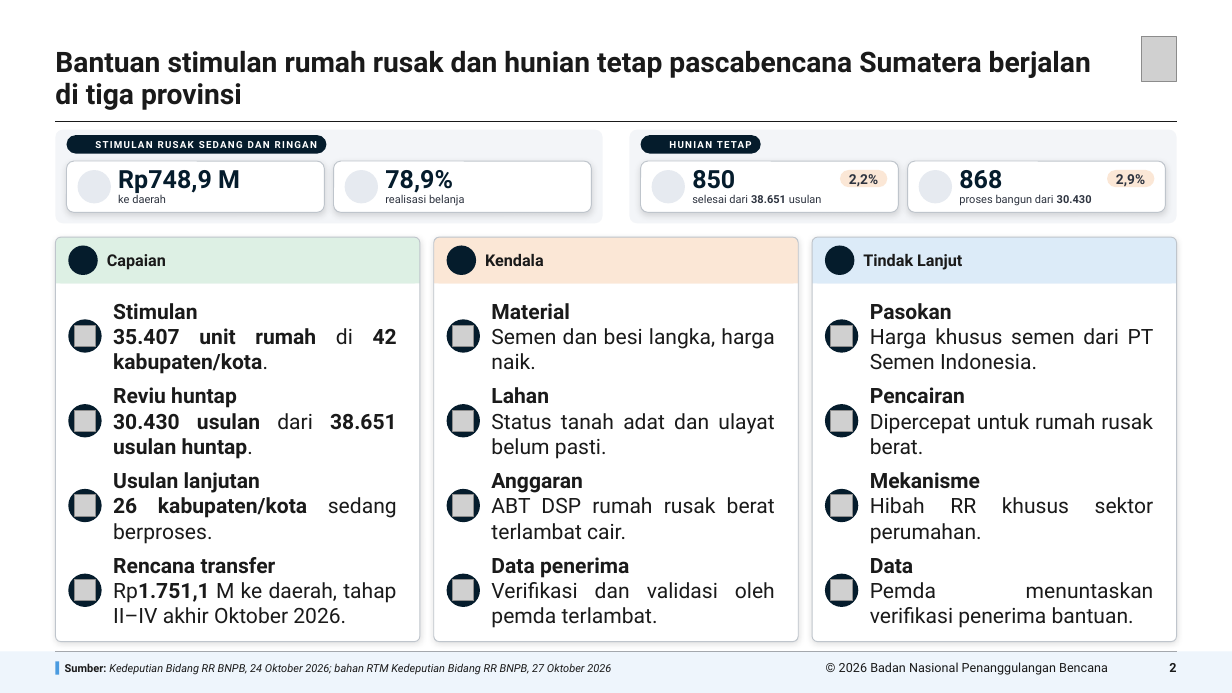
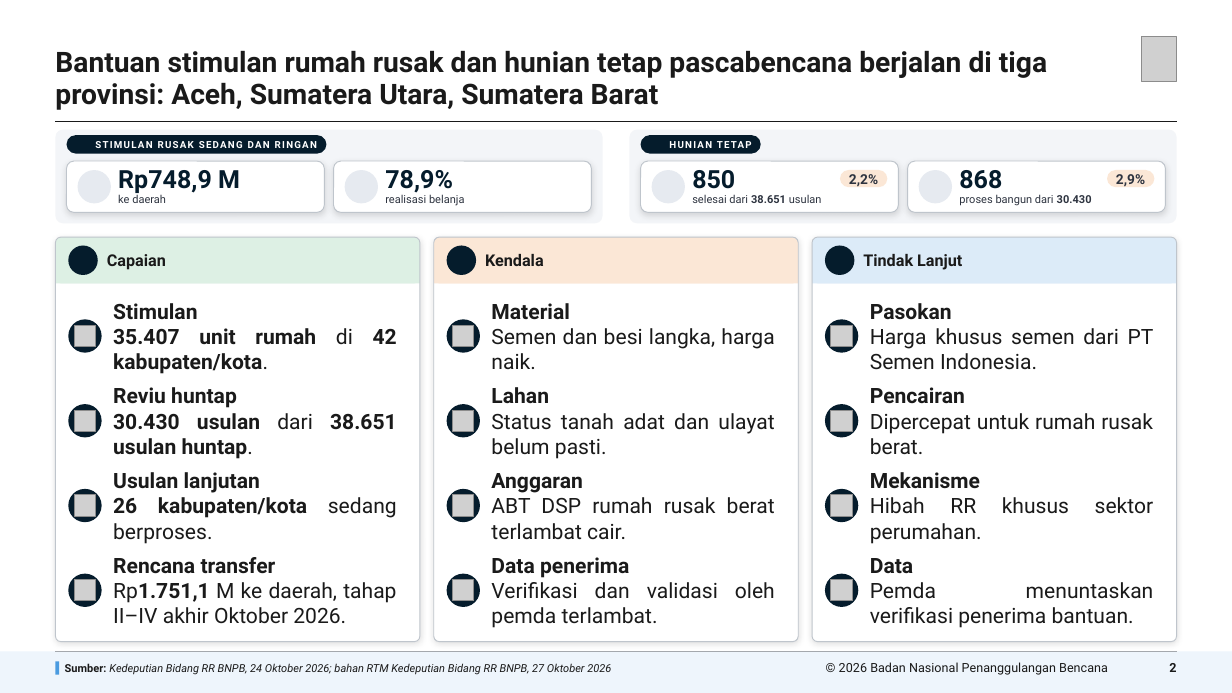
Before and after one commit to terasurbannetwork/poskokarhutla, a slide deck: slide 2 of docs/deck-bnpb/Progres Perumahan RR Sumatera 271026/Progres Perumahan RR Sumatera 271026.pptx. Drawn at 1232x693 pixels with LibreOffice and Linux fonts; fonts in the diff are those of the drawing; grey boxes stand for pictures; background and template pictures are left out. Boxes give left, top, right and bottom in pixels: in the first picture for what was removed or moved away, otherwise in the second. Text is boxed around its words. In the diff, an @@ line names an element or a change of style, - is before the commit and + after.

```diff
--- a/docs/deck-bnpb/Progres Perumahan RR Sumatera 271026/Progres Perumahan RR Sumatera 271026.pptx
+++ b/docs/deck-bnpb/Progres Perumahan RR Sumatera 271026/Progres Perumahan RR Sumatera 271026.pptx
@@ text at (x1=55, y1=50, x2=1047, y2=110): text changed @@
-Bantuan stimulan rumah rusak dan hunian tetap pascabencana Sumatera berjalan
-di tiga provinsi
+Bantuan stimulan rumah rusak dan hunian tetap pascabencana berjalan di tiga
+provinsi: Aceh, Sumatera Utara, Sumatera Barat
```
Also in this commit, not shown: 14 other slides changed, 3 other files.
